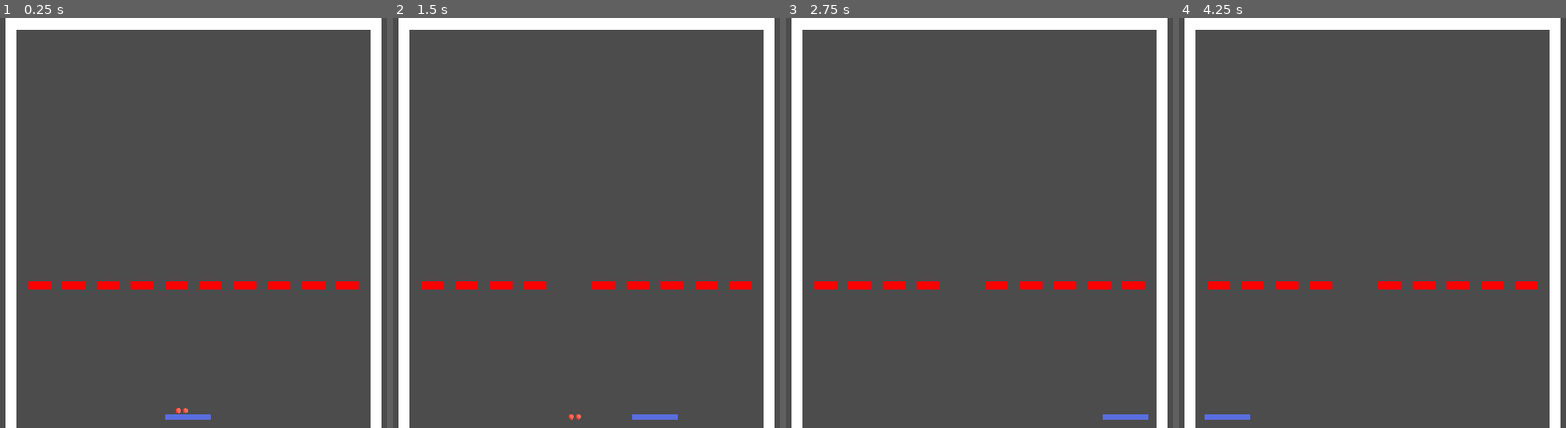
Above: before the commit, frames 1-4 (left to right).
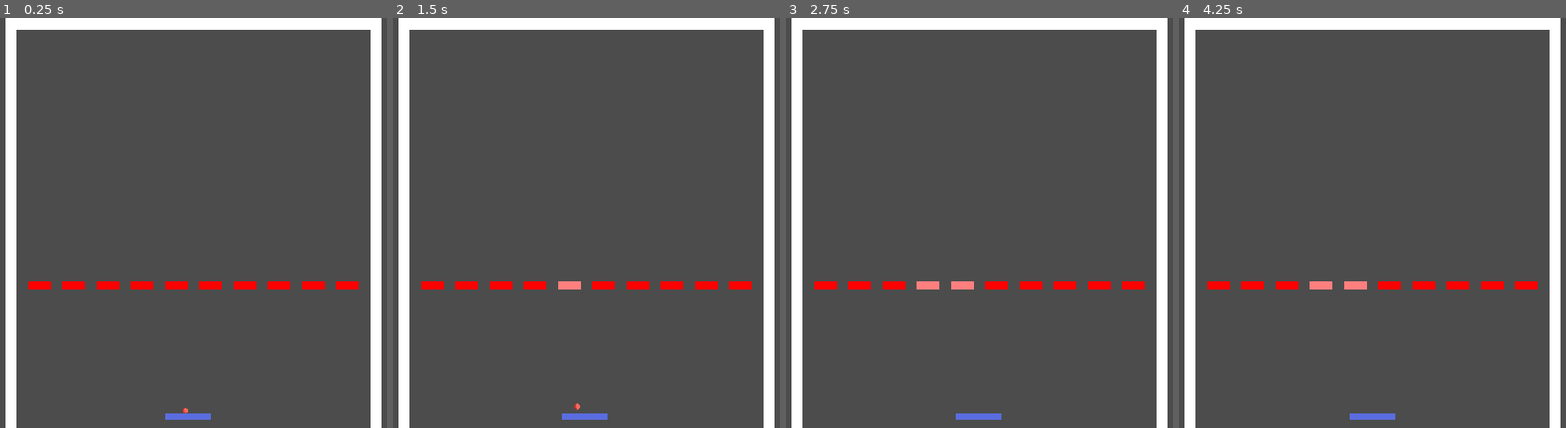
Above: after the commit, the same moments.

Repository: baracil/godot_arkano
Game: Godot game, scene res://src/Game.tscn
Same seed, same stepped clock (60 frames per second), same inputs: the game is played once before the commit and once after it. Before the commit the project starts from res://Game.tscn.
Inputs:
- Up to frame 1 (0.25 s): no input
- Up to frame 2 (1.5 s): tap Enter at 0.5 s; hold Right (ui_right) 0.53-1.28 s; hold Space (ui_launch_ball) 0.53-1.28 s; hold Left (ui_left) from 1.28 s (still down); tap Space (ui_launch_ball) at 1.35 s
- Up to frame 3 (2.75 s): release Left (ui_left) at 2.03 s; hold Right (ui_right) from 2.03 s (still down); hold Space (ui_launch_ball) from 2.03 s (still down)
- Up to frame 4 (4.25 s): release Space (ui_launch_ball) at 2.78 s; tap Space (ui_launch_ball) at 2.85 s; tap Enter at 3.5 s; release Right (ui_right) at 3.53 s; hold Left (ui_left) from 3.53 s (still down); hold Space (ui_launch_ball) from 3.53 s (still down)

The runs differ from the first frame. In frame 1, less than 0.1% of the frame differs, in the area x 42-55%, y 95-97%; in frame 2, 0.5%; in frame 3, 0.6%, in the area x 33-94%, y 64-98%; in frame 4, 0.6%.
Error after the commit: Invalid get index 'signal_ball__lost' (on base: 'Node (Global.gd)'). (res://src/Ball.gd:64)

Commit message:
refacto and correct call to move_and_collide

Diff:
--- a/Ball.gd
+++ /dev/null
@@ -1,50 +0,0 @@
-extends KinematicBody2D
-
-export (PackedScene) var Palette
-
-
-signal lost
-signal ball_palette_collision
-
-var palette;
-
-var glu_to_palette = true
-
-var direction = Vector2(0,0)
-var speed_factor = 1
-export var base_speed = 6
-
-# Called when the node enters the scene tree for the first time.
-func _ready():
-	pass # Replace with function body.
-
-
-# Called every frame. 'delta' is the elapsed time since the previous frame.
-func _process(delta):
-	process_input()
-	update_position()
-
-func process_input():
-	if (Input.is_action_pressed("ui_launch_ball") and glu_to_palette):
-		glu_to_palette = false
-		direction.y = -1;
-		direction.x = 0;
-		direction = direction.normalized()
-
-func update_position():
-	var collision_info = move_and_collide(direction*base_speed*speed_factor)
-	if (not collision_info == null):
-		Global._hit(collision_info.collider)
-		var collider = collision_info.collider
-		if (collider.is_in_group(Global.palette_group)):
-			emit_signal("ball_palette_collision", self, collision_info)
-
-		print("Hello")
-		if not glu_to_palette:
-			direction = Physics._update_direction_on_collision(direction,collision_info)
-
-
-
-func _on_VisibilityNotifier2D_screen_exited():
-	print("Emit ball lost")
-	emit_signal("lost", get_instance_id())
--- a/Global.gd
+++ /dev/null
@@ -1,22 +0,0 @@
-extends Node
-
-var brick_group = "Brick"
-var ball_group = "Ball"
-var palette_group = "Palette"
-
-var score:int = 0
-
-func _lerp(color_start:Color,color_end:Color, t:float) -> Color:
-	var color:Color = color_end
-	color.h = color_start.h*(1-t)+color_end.h*t
-	color.s = color_start.s*(1-t)+color_end.s*t
-	color.v = color_start.v*(1-t)+color_end.v*t
-
-	return color
-
-func _hit(hit_object):
-	if (hit_object.has_method("hit")):
-		hit_object.hit()
-
-func _ready():
-	pass # Replace with function body.
--- a/LevelHolder.gd
+++ /dev/null
@@ -1,12 +0,0 @@
-extends Polygon2D
-
-
-
-# Called when the node enters the scene tree for the first time.
-func _ready():
-	print(self.polygon)
-
-
-# Called every frame. 'delta' is the elapsed time since the previous frame.
-#func _process(delta):
-#	pass
--- a/Levels/Level_0001.gd
+++ /dev/null
@@ -1,4 +0,0 @@
-extends "res://Levels/Level.gd"
-
-func _ready():
-	_init_level(1)
--- a/project.godot
+++ b/project.godot
@@ -8,17 +8,28 @@
 
 config_version=4
 
+_global_script_classes=[ {
+"base": "Node2D",
+"class": "Level",
+"language": "GDScript",
+"path": "res://src/levels/Level.gd"
+} ]
+_global_script_class_icons={
+"Level": ""
+}
+
 [application]
 
 config/name="Experiment"
-run/main_scene="res://Game.tscn"
+run/main_scene="res://src/Game.tscn"
 config/icon="res://icon.png"
 
 [autoload]
 
-Global="*res://Global.tscn"
-Physics="*res://Physics.tscn"
-Levels="*res://Levels.tscn"
+Constants="*res://src/autoload/Constants.gd"
+Global="*res://src/autoload/Global.tscn"
+Physics="*res://src/autoload/Physics.tscn"
+Levels="*res://src/autoload/Levels.tscn"
 
 [display]
 
--- /dev/null
+++ b/src/Ball.gd
@@ -0,0 +1,64 @@
+extends KinematicBody2D
+
+export (PackedScene) var Palette
+
+signal lost
+signal palette_collision
+
+var palette;
+
+var glu_to_palette = true
+
+var direction = Vector2(0,0)
+var velocity = Vector2(0,0)
+var speed_factor = 1
+export var base_speed = 360 setget set_base_speed
+
+
+# Called when the node enters the scene tree for the first time.
+func _ready():
+	pass # Replace with function body.
+
+
+func set_base_speed(value):
+	base_speed = value
+	update_velocity()
+
+func set_direction(value):
+	direction = value
+	update_velocity()
+
+func update_velocity():
+	velocity = direction*speed_factor*base_speed
+
+
+func _physics_process(delta):
+	process_input()
+	update_position(delta)
+
+func process_input():
+	if (Input.is_action_pressed("ui_launch_ball") and glu_to_palette):
+		glu_to_palette = false
+		set_direction(Vector2(0,-1))
+
+
+
+func update_position(delta):
+	var collision_info = move_and_collide(velocity*delta)
+	if (collision_info == null):
+		return
+	#call hit on collider if it exists
+	Global.hit(collision_info.collider)
+
+	#todo handle remaining
+	var collider = collision_info.collider
+	if (collider.is_in_group(Constants.group_palette)):
+		emit_signal(Constants.signal_ball__palette_collision, self, collision_info)
+
+	if not glu_to_palette:
+		set_direction(Physics.update_direction_on_collision(direction,collision_info))
+
+
+
+func _on_VisibilityNotifier2D_screen_exited():
+	emit_signal(Global.signal_ball__lost, get_instance_id())
--- a/Ball.tscn
+++ b/src/Ball.tscn
@@ -1,7 +1,7 @@
 [gd_scene load_steps=4 format=2]
 
-[ext_resource path="res://red_ball.png" type="Texture" id=1]
-[ext_resource path="res://Ball.gd" type="Script" id=2]
+[ext_resource path="res://src/Ball.gd" type="Script" id=1]
+[ext_resource path="res://assets/red_ball.png" type="Texture" id=2]
 
 [sub_resource type="CircleShape2D" id=1]
 radius = 4.22766
@@ -9,10 +9,10 @@
 [node name="Ball" type="KinematicBody2D" groups=[
 "Ball",
 ]]
-script = ExtResource( 2 )
+script = ExtResource( 1 )
 
 [node name="Sprite" type="Sprite" parent="."]
-texture = ExtResource( 1 )
+texture = ExtResource( 2 )
 
 [node name="CollisionShape2D" type="CollisionShape2D" parent="."]
 visible = false
--- a/Brick.gd
+++ b/src/Brick.gd
@@ -2,6 +2,7 @@
 
 signal destroyed;
 
+#todo move Gradient to Global or another autoload
 var color:Color = Color.red
 var strength := 2
 var health := 1
@@ -23,7 +24,7 @@
 	if (health>0):
 		_decrease_health()
 		if (health <= 0):
-			emit_signal("destroyed",strength)
+			emit_signal(Constants.signal_brick__destroyed,strength)
 			queue_free()
 
 # Called when the node enters the scene tree for the first time.
--- a/Brick.tscn
+++ b/src/Brick.tscn
@@ -1,6 +1,6 @@
 [gd_scene load_steps=3 format=2]
 
-[ext_resource path="res://Brick.gd" type="Script" id=1]
+[ext_resource path="res://src/Brick.gd" type="Script" id=1]
 
 [sub_resource type="RectangleShape2D" id=1]
 extents = Vector2( 16.0198, 6.01004 )
--- a/Game.gd
+++ b/src/Game.gd
@@ -7,18 +7,17 @@
 var balls = {}
 var balls_offsets = {}
 
-
 onready var palette = $Palette
 onready var palette_sprite = $Palette/Sprite
 
 
 func put_ball_on_palette(ball:KinematicBody2D, offset:float = 0):
 	var palette_sprite_size = palette_sprite.get_rect().size;
-	var ball_sprite_size = ball.get_node("Sprite").get_rect().size
+	var ball_size = ball.get_node("Sprite").get_rect().size
 
-	var ball_x_offset = -ball_sprite_size.x*0.5+offset;
+	var ball_x_offset = -ball_size.x*0.5+offset;
 	ball.position.x = palette.position.x + ball_x_offset
-	ball.position.y = palette.position.y - (palette_sprite_size.y + ball_sprite_size.y)*0.5
+	ball.position.y = palette.position.y - (palette_sprite_size.y + ball_size.y)*0.5
 
 	balls_offsets[ball.get_instance_id()] = ball_x_offset
 
@@ -27,27 +26,26 @@
 	ball.palette = palette
 	balls[ball.get_instance_id()] = ball
 	add_child(ball)
-	ball.connect("lost", self, "_on_ball_lost")
-	ball.connect("ball_palette_collision", self, "_on_ball_palette_collision")
+	ball.connect(Constants.signal_ball__lost, self, "_on_ball_lost")
+	ball.connect(Constants.signal_ball__palette_collision, self, "_on_ball_palette_collision")
 
 
 func _on_ball_palette_collision(ball:Node2D, collision_info:KinematicCollision2D):
 	var palette = collision_info.collider
-	print("Coucou")
 	if palette.is_sticky() and !ball.glu_to_palette:
 		ball.glu_to_palette = true
 		balls_offsets[ball.get_instance_id()] = ball.position.x - palette.position.x
 
 
 func _on_ball_lost(ball_id):
-	print("Receive ball lost")
 	var ball = balls.get(ball_id)
-	if (not ball == null):
-		ball.palette=null
-		balls.erase(ball_id)
-		ball.queue_free()
-		if (balls.empty()):
-			emit_signal("game_over")
+	if ball == null:
+		return
+	ball.palette=null
+	balls.erase(ball_id)
+	ball.queue_free()
+	if (balls.empty()):
+		emit_signal("game_over")
 
 
 # Called when the node enters the scene tree for the first time.
@@ -68,13 +66,9 @@
 
 func _reset_ball():
 	_remove_all_balls()
-	var ball = preload("res://Ball.tscn").instance()
+	var ball = ResourceLoader.load(Constants.ball_scene_path).instance()
 	add_ball_to_game(ball)
 	put_ball_on_palette(ball)
-
-	var ball2 = preload("res://Ball.tscn").instance()
-	add_ball_to_game(ball2)
-	put_ball_on_palette(ball2,-10)
 
 func _on_level_done(level_number:int):
 	_reset_ball()
--- a/Game.tscn
+++ b/src/Game.tscn
@@ -1,9 +1,9 @@
 [gd_scene load_steps=5 format=2]
 
-[ext_resource path="res://Playground.tscn" type="PackedScene" id=1]
-[ext_resource path="res://Palette.tscn" type="PackedScene" id=2]
-[ext_resource path="res://LevelArea.tscn" type="PackedScene" id=3]
-[ext_resource path="res://Game.gd" type="Script" id=4]
+[ext_resource path="res://src/Playground.tscn" type="PackedScene" id=1]
+[ext_resource path="res://src/Palette.tscn" type="PackedScene" id=2]
+[ext_resource path="res://src/LevelArea.tscn" type="PackedScene" id=3]
+[ext_resource path="res://src/Game.gd" type="Script" id=4]
 
 [node name="Game" type="Node"]
 script = ExtResource( 4 )
--- a/Palette.gd
+++ b/src/Palette.gd
@@ -33,14 +33,13 @@
 		return 0;
 	return angle_factor*alpha;
 
-func process_input():
+func process_input(delta):
 	var direction = Vector2(0,0);
 	if (Input.is_action_pressed("ui_left")):
 		direction.x -= 1
 	if (Input.is_action_pressed("ui_right")):
 		direction.x += 1
-
-	move_and_collide(direction*speed);
+	move_and_collide(direction*speed*delta);
 
 
 func set_sticky(sticky:bool):
@@ -60,9 +59,8 @@
 
 
 # Called every frame. 'delta' is the elapsed time since the previous frame.
-func _process(delta):
-	process_input()
-	pass
+func _physics_process(delta):
+	process_input(delta)
 
 
 func _on_Palette_body_entered(body):
--- a/Palette.tscn
+++ b/src/Palette.tscn
@@ -1,7 +1,7 @@
 [gd_scene load_steps=4 format=2]
 
-[ext_resource path="res://palette.png" type="Texture" id=1]
-[ext_resource path="res://Palette.gd" type="Script" id=2]
+[ext_resource path="res://assets/palette.png" type="Texture" id=1]
+[ext_resource path="res://src/Palette.gd" type="Script" id=2]
 
 [sub_resource type="RectangleShape2D" id=1]
 extents = Vector2( 32, 4 )
--- a/Playground.tscn
+++ b/src/Playground.tscn
@@ -1,6 +1,6 @@
 [gd_scene load_steps=2 format=2]
 
-[ext_resource path="res://DeathLine.tscn" type="PackedScene" id=1]
+[ext_resource path="res://src/DeathLine.tscn" type="PackedScene" id=1]
 
 [node name="Playground" type="StaticBody2D"]
 
--- /dev/null
+++ b/src/autoload/Constants.gd
@@ -0,0 +1,20 @@
+extends Node
+
+const group_brick = "Brick"
+const group_ball = "Ball"
+const group_palette = "Palette"
+
+const signal_ball__palette_collision = "palette_collision"
+const signal_ball__lost = "lost"
+const signal_level__level_done = "level_done"
+
+const signal_brick__destroyed = "destroyed"
+
+const ball_scene_path = "res://src/Ball.tscn"
+
+
+func level_scene_path(level_number:int) -> String :
+	return "res://src/levels/Level_%04d.tscn" % level_number
+
+func _ready():
+	pass
--- /dev/null
+++ b/src/autoload/Global.gd
@@ -0,0 +1,28 @@
+extends Node
+
+
+var score:int = 0
+
+func initialize(object) -> bool:
+	if (object.has_method("initialize")):
+		object.initialize()
+		return true
+	else:
+		return false
+
+func dispose(object) -> bool:
+	if (object.has_method("dispose")):
+		object.dispose()
+		return true
+	else:
+		return false
+
+func hit(hit_object) -> bool:
+	if (hit_object.has_method("hit")):
+		hit_object.hit()
+		return true
+	else:
+		return false
+
+func _ready():
+	pass # Replace with function body.
--- a/Global.tscn
+++ b/src/autoload/Global.tscn
@@ -1,6 +1,6 @@
 [gd_scene load_steps=2 format=2]
 
-[ext_resource path="res://Global.gd" type="Script" id=1]
+[ext_resource path="res://src/autoload/Global.gd" type="Script" id=1]
 
 [node name="Global" type="Node"]
 script = ExtResource( 1 )
--- a/Levels.gd
+++ b/src/autoload/Levels.gd
@@ -11,13 +11,10 @@
 func _dispose_current_level():
 	if (_current_level == null):
 		return
-	if (_current_level.has_method("dispose")):
-		_current_level.dispose()
+	Global.dispose(_current_level)
 	_level_area.remove_child(_current_level)
 	_current_level.queue_free()
 	_current_level = null
-
-
 
 
 func _set_current_level(level:Node2D):
@@ -25,11 +22,9 @@
 	_current_level = level
 	if (_current_level == null):
 		return
+	Global.initialize(_current_level)
 
-	if (_current_level.has_method("initialize")):
-		_current_level.initialize(_level_area)
-
-	_current_level.connect("level_done",self,"_on_level_done")
+	_current_level.connect(Constants.signal_level__level_done,self,"_on_level_done")
 	_level_area.add_child(_current_level)
 
 
@@ -38,7 +33,7 @@
 
 
 func load_level(level_number:int):
-	var scene_name:String = "res://Levels/Level_%04d.tscn" % level_number
+	var scene_name:String = Constants.level_scene_path(level_number)
 	var level = ResourceLoader.load(scene_name).instance()
 	_set_current_level(level)
 
--- a/Levels.tscn
+++ b/src/autoload/Levels.tscn
@@ -1,6 +1,6 @@
 [gd_scene load_steps=2 format=2]
 
-[ext_resource path="res://Levels.gd" type="Script" id=1]
+[ext_resource path="res://src/autoload/Levels.gd" type="Script" id=1]
 
 [node name="Node" type="Node"]
 script = ExtResource( 1 )
--- a/Physics.gd
+++ b/src/autoload/Physics.gd
@@ -11,33 +11,43 @@
 ##  direction: the direction to update
 ##  normal : the normal of the collision
 ##
-func _update_direction_on_collision_on_wall(direction:Vector2, normal:Vector2)-> Vector2:
+func _update_direction_on_collision_on_wall(
+	direction:Vector2,
+	normal:Vector2
+	)-> Vector2:
 	var collinear_factor = 2*direction.dot(normal)
 	direction -= collinear_factor*normal
 	return direction
 
 
-func _update_direction_on_collision_with_angle_offset(direction:Vector2, collision_info:KinematicCollision2D, angle_offset:float) -> Vector2:
-#this only workd for the palette (or when the normal is vertical)
+func _update_direction_on_collision_with_angle_offset(
+	direction:Vector2,
+	collision_info:KinematicCollision2D,
+	angle_offset:float
+	) -> Vector2:
+		#todo
+#this only workd for the palette (more generally when the normal is vertical)
 	var angle = atan2(direction.y,direction.x)
 	angle += angle_offset
 
 	angle = max(angle, min_angle_in_rad)
 	angle = min(angle, PI-min_angle_in_rad)
 
-
 	direction.x = cos(angle)
 	direction.y = -sin(angle)
 	return direction
 
 
-func _update_direction_on_collision(direction:Vector2, collision_info:KinematicCollision2D) -> Vector2:
+func update_direction_on_collision(
+	direction:Vector2,
+	collision_info:KinematicCollision2D
+	) -> Vector2:
 	var collider := collision_info.collider
 	if (collider.has_method("bounce_angle_offset")):
 		var angle_offset = collider.bounce_angle_offset(collision_info.position)
 		return _update_direction_on_collision_with_angle_offset(direction,collision_info,angle_offset)
 	else:
-		return _update_direction_on_collision_on_wall(direction, collision_info.normal)
+		return direction.bounce(collision_info.normal)
 
 
 
--- a/Physics.tscn
+++ b/src/autoload/Physics.tscn
@@ -1,6 +1,6 @@
 [gd_scene load_steps=2 format=2]
 
-[ext_resource path="res://Physics.gd" type="Script" id=1]
+[ext_resource path="res://src/autoload/Physics.gd" type="Script" id=1]
 
 [node name="Physics" type="Node"]
 script = ExtResource( 1 )
--- a/Levels/Level.gd
+++ b/src/levels/Level.gd
@@ -1,5 +1,5 @@
 extends Node2D
-
+class_name Level
 
 signal level_done
 
@@ -18,7 +18,7 @@
 func _init_level(level_number:int):
 	_level_number = level_number
 	for brick in get_children():
-		if brick.is_in_group(Global.brick_group):
+		if brick.is_in_group(Constants.group_brick):
 			_number_of_bricks+=1
 			brick.connect("destroyed",self, "_on_brick_destroyed")
 
--- /dev/null
+++ b/src/levels/Level_0001.gd
@@ -0,0 +1,4 @@
+extends "res://src/levels/Level.gd"
+
+func _ready():
+	_init_level(1)
--- a/Levels/Level_0001.tscn
+++ b/src/levels/Level_0001.tscn
@@ -1,7 +1,7 @@
 [gd_scene load_steps=3 format=2]
 
-[ext_resource path="res://Levels/Level_0001.gd" type="Script" id=1]
-[ext_resource path="res://Brick.tscn" type="PackedScene" id=2]
+[ext_resource path="res://src/levels/Level_0001.gd" type="Script" id=1]
+[ext_resource path="res://src/Brick.tscn" type="PackedScene" id=2]
 
 [node name="Node2D" type="Node2D"]
 script = ExtResource( 1 )
--- a/Levels/Level_0002.tscn
+++ b/src/levels/Level_0002.tscn
@@ -1,8 +1,8 @@
 [gd_scene load_steps=4 format=2]
 
-[ext_resource path="res://Levels/Level_0002.gd" type="Script" id=1]
-[ext_resource path="res://LevelArea.tscn" type="PackedScene" id=2]
-[ext_resource path="res://Brick.tscn" type="PackedScene" id=3]
+[ext_resource path="res://src/levels/Level_0002.gd" type="Script" id=1]
+[ext_resource path="res://src/LevelArea.tscn" type="PackedScene" id=2]
+[ext_resource path="res://src/Brick.tscn" type="PackedScene" id=3]
 
 [node name="Node2D" type="Node2D"]
 script = ExtResource( 1 )
--- a/Levels/Level_Template.tscn
+++ b/src/levels/Level_Template.tscn
@@ -1,6 +1,6 @@
 [gd_scene load_steps=2 format=2]
 
-[ext_resource path="res://LevelArea.tscn" type="PackedScene" id=2]
+[ext_resource path="res://src/LevelArea.tscn" type="PackedScene" id=2]
 
 [node name="Node2D" type="Node"]
 
Renamed: palette.png -> assets/palette.png
Not shown, changed: assets/palette.png.import
Renamed: red_ball.png -> assets/red_ball.png
Not shown, changed: assets/red_ball.png.import
Renamed: DeathLine.tscn -> src/DeathLine.tscn
Renamed: LevelArea.tscn -> src/LevelArea.tscn
Renamed: Levels/Level_0002.gd -> src/levels/Level_0002.gd
